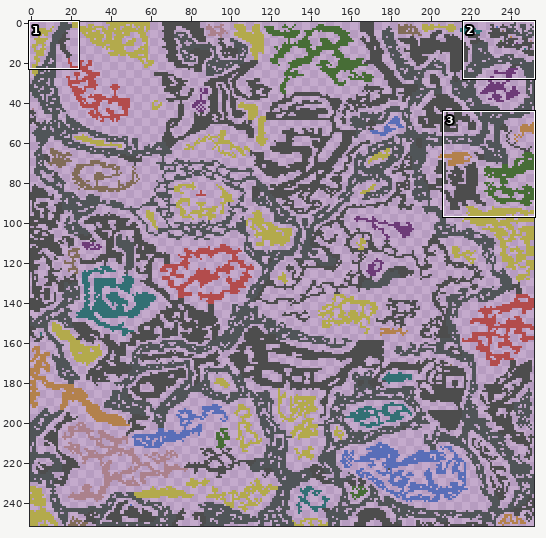
Sprite sheet, stored at maps/tbd_zones_g.png. The picture above shows the old version from afar; the outline marks the close-up.
Close-up. Earlier state:
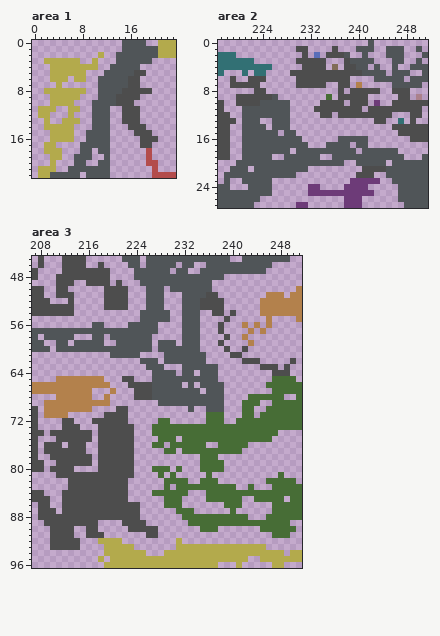
The file is 252x252 pixels. Shown: area 1: x 0..23, y 0..22; area 2: x 217..251, y 0..27; area 3: x 207..251, y 45..96. The commit also changed other parts of the picture, which this record leaves out.
Once edited:
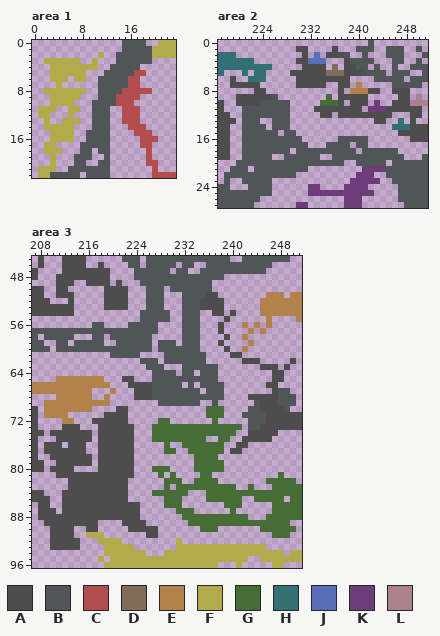
Palette (. is transparent): A #4d4d4d  B #505558  C #b34c4c  D #816c58  E #b3814c  F #b3aa4c  G #476d36  H #327074  J #596eb8  K #6d3b78  L #ab818c
What changed:
Area 1:
y 1..2: x 20 B -> F
y 5: x 17..18 AA -> CC
y 6..7: x 16..17 AA -> CC
y 8: x 15..19 AAAAA -> CCCCC
y 9: x 14..17 AAAA -> CCCC
y 10: x 14..16 AAA -> CCC
y 11..13: x 15..17 AAA -> CCC
y 14: x 16..18 AAA -> CCC
y 15: x 17..19 AAA -> CCC
y 16: x 18..20 AAA -> CCC
y 17: x 18..19 AA -> CC
y 19: x 4 F -> .
Area 2:
y 3: x 232..234 AAA -> JJJ
y 5: x 235..237 AAA -> DDD
y 6: x 222..224 AAA -> HHH
y 8: x 239..241 AAA -> EEE
y 10: x 234..236 AAA -> GGG; x 249..251 AAA -> LLL
y 11: x 242..244 AAA -> KKK
y 14: x 246..248 AAA -> HHH
y 21: x 241..244 AAAA -> KKKK
y 22: x 240..242 AAA -> KKK
Area 3:
y 50: x 251 E -> .
y 60: x 242 A -> E
y 64: x 249 A -> .
y 65: x 247..250 GGGG -> AA..
y 66: x 246..251 GGGGGG -> AA....
y 67: x 247..251 GGGGG -> ABB..
y 68: x 243..251 GGGGGG..G -> AAAAABBB.
y 69: x 235..236 BB -> ..; x 238 B -> .; x 242..251 GGG..GGGGG -> ..BAAABBB.
y 70: x 233 B -> .; x 236..238 BBB -> GGG; x 242..251 GG..GGGGGG -> .BBAAAAB..
y 71: x 242..251 GG.GGGGGGG -> BBBBAAAAAA
y 72: x 212..213 AA -> EE; x 236 G -> .; x 238 G -> .; x 241..251 GGGGGGGGGGG -> ..BBBAAAAAA
y 73: x 242..251 GGGGGGGGGG -> .BBAAAAAAA
y 74: x 241..247 GGGGGGG -> ..AAAAA
y 75: x 227 . -> G; x 231 . -> G; x 236..237 GG -> ..; x 240..246 GGGGGGG -> ..AAAAA
y 76: x 227..231 GG.GG -> ..G..; x 236..237 .. -> GG; x 239..242 GGGG -> ..AA
y 77: x 232 G -> .; x 239..241 GGG -> .AA
y 78..79: x 234 . -> G
y 80: x 231 G -> .; x 234 . -> G
y 81: x 235 . -> G
y 82: x 232 G -> .; x 234 . -> G
y 91: x 216..218 AAA -> FFF
